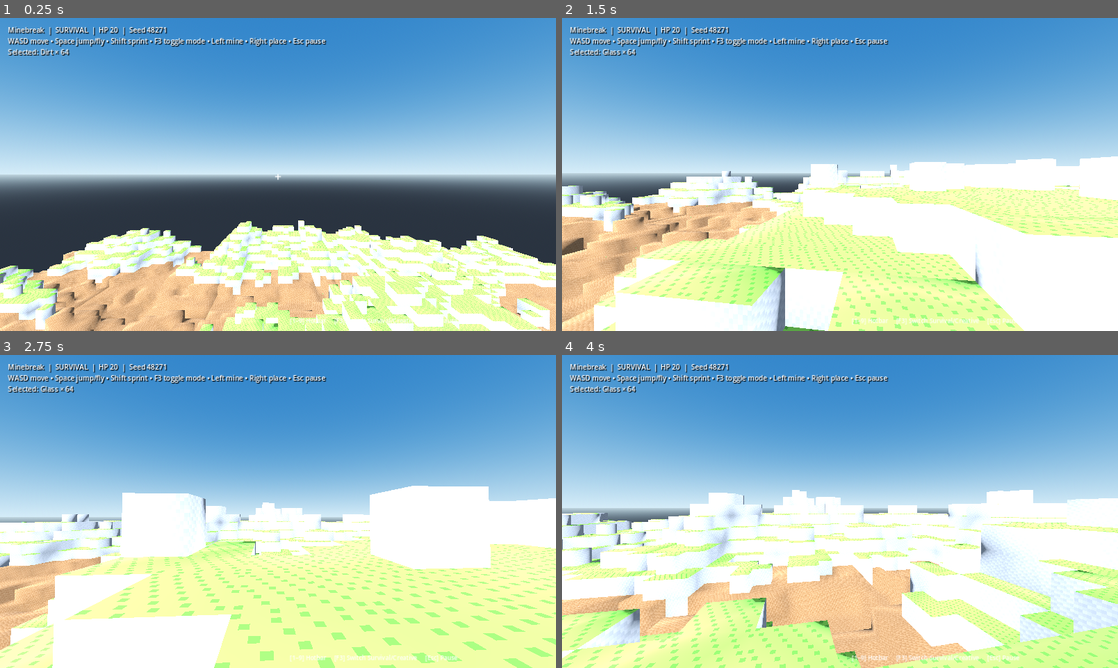
Above: before the commit, frames 1-4 (two rows, left to right).
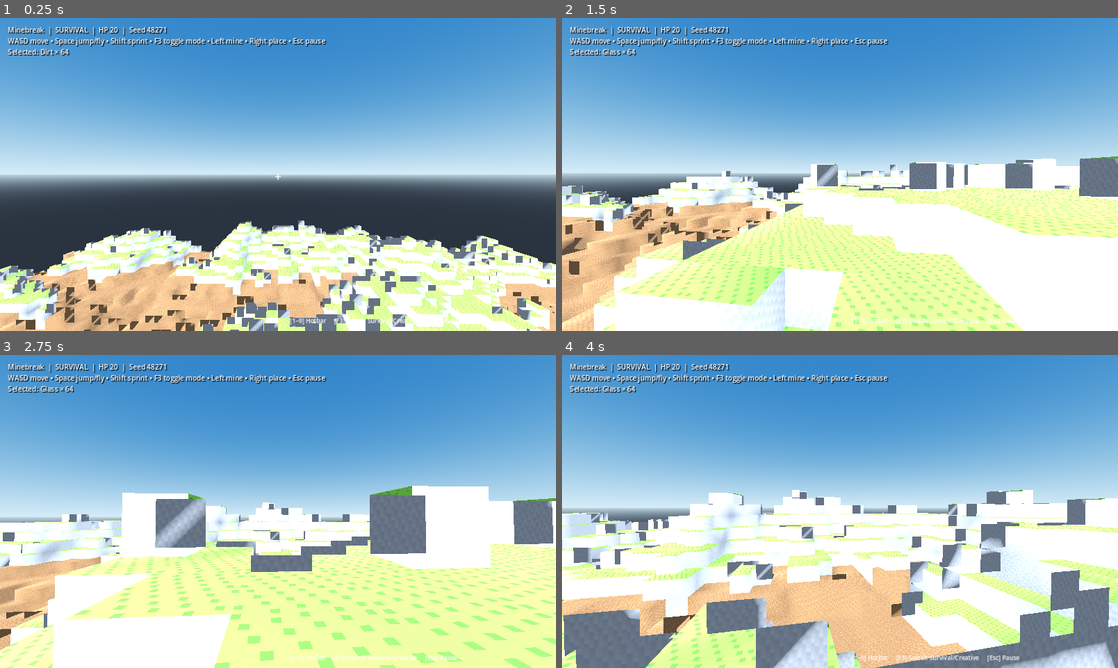
Above: after the commit, the same moments.

Repository: PrevolveCodes/minebreak-godot
Game: Godot game, scene res://scenes/main.tscn
The game is run twice, just before and just after one commit, with the same random seed, the same clock (stepped at 60 frames per second) and the same inputs.
Inputs (mouse positions are in pixels of both pictures, inside the frame that each line leads up to):
- Up to frame 1 (0.25 s): no input
- Up to frame 2 (1.5 s): tap Enter at 0.5 s; move the mouse to (867, 174) at 0.52 s; hold W from 0.53 s (still down); tap 1 at 0.6 s; click (867, 174) at 0.67 s; tap Space at 0.77 s; move the mouse to (812, 174) at 1.27 s; tap 9 at 1.35 s
- Up to frame 3 (2.75 s): keep holding W; tap Space at 1.52 s; move the mouse to (289, 505) at 2.02 s; tap F at 2.1 s
- Up to frame 4 (4 s): keep holding W; tap Space at 2.75, 3.02, 3.77 s; move the mouse to (834, 517) at 2.77 s; tap Shift at 2.85 s; click (834, 517) at 2.92 s; move the mouse to (878, 514) at 3.52 s; hold Ctrl from 3.53 s (still down)

The runs differ from the first frame. In frame 1, 4.9% of the frame differs, in the area x 0-100%, y 64-100%; in frame 2, 4.8%; in frame 3, 6.1%; in frame 4, 15%, in the area x 0-100%, y 43-100%.

Commit message:
Fix voxel face visibility and refresh chunk seams

Diff:
--- a/scripts/voxel_world.gd
+++ b/scripts/voxel_world.gd
@@ -18,7 +18,7 @@
 	material.albedo_texture = TextureAtlas.create_atlas()
 	material.texture_filter = BaseMaterial3D.TEXTURE_FILTER_NEAREST
 	material.transparency = BaseMaterial3D.TRANSPARENCY_ALPHA
-	material.cull_mode = BaseMaterial3D.CULL_BACK
+	material.cull_mode = BaseMaterial3D.CULL_DISABLED
 	atlas_material = material
 
 func load_around(position: Vector3) -> void:
@@ -69,6 +69,8 @@
 		if floori(float(p.x) / 16.0) == key.x and floori(float(p.z) / 16.0) == key.y:
 			chunk.set_local(posmod(p.x, 16), p.y, posmod(p.z, 16), int(modified[pos]))
 	chunk.rebuild()
+	for neighbor_key in [key + Vector2i(1, 0), key + Vector2i(-1, 0), key + Vector2i(0, 1), key + Vector2i(0, -1)]:
+		_rebuild_if_loaded(neighbor_key)
 
 func get_block(wx: int, y: int, wz: int, create_if_missing := true) -> int:
 	if y < 0:
